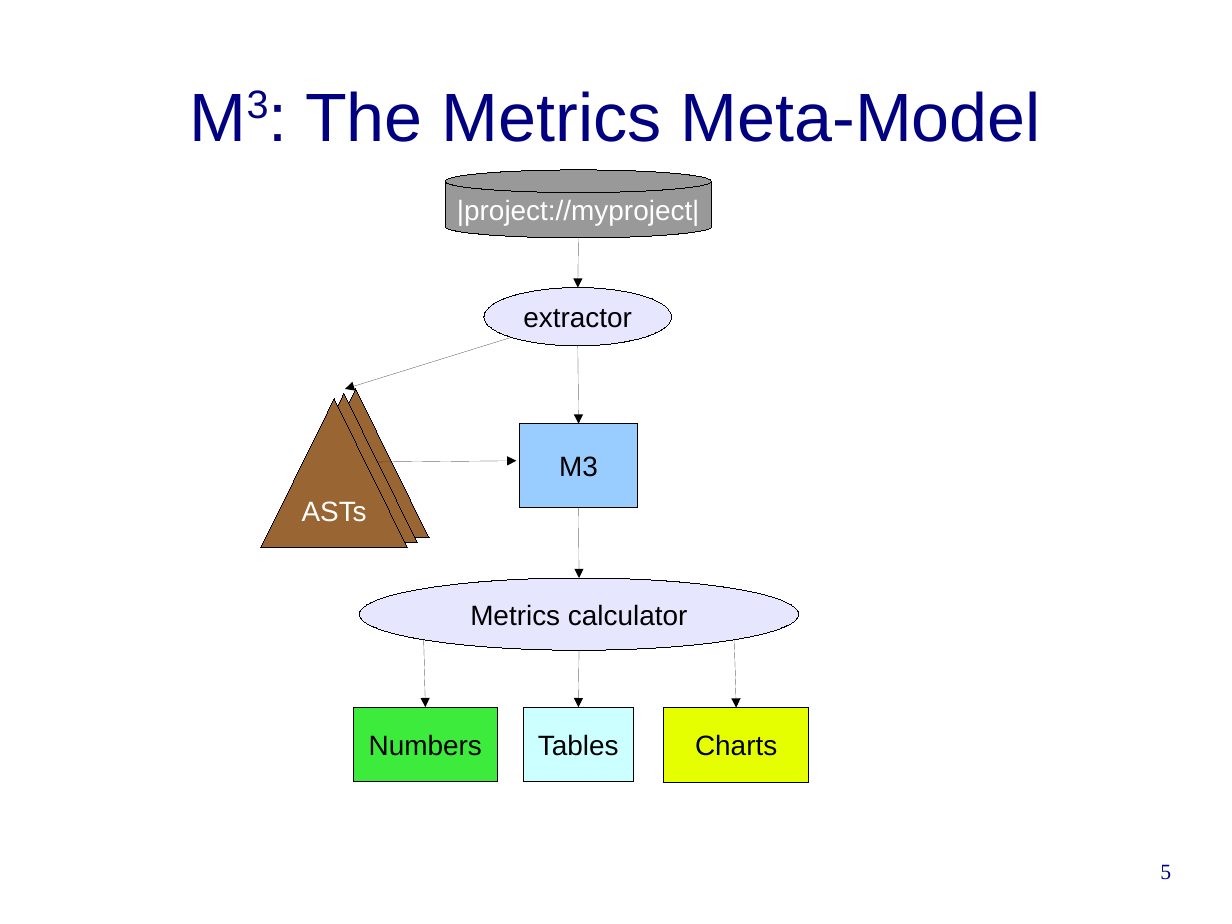
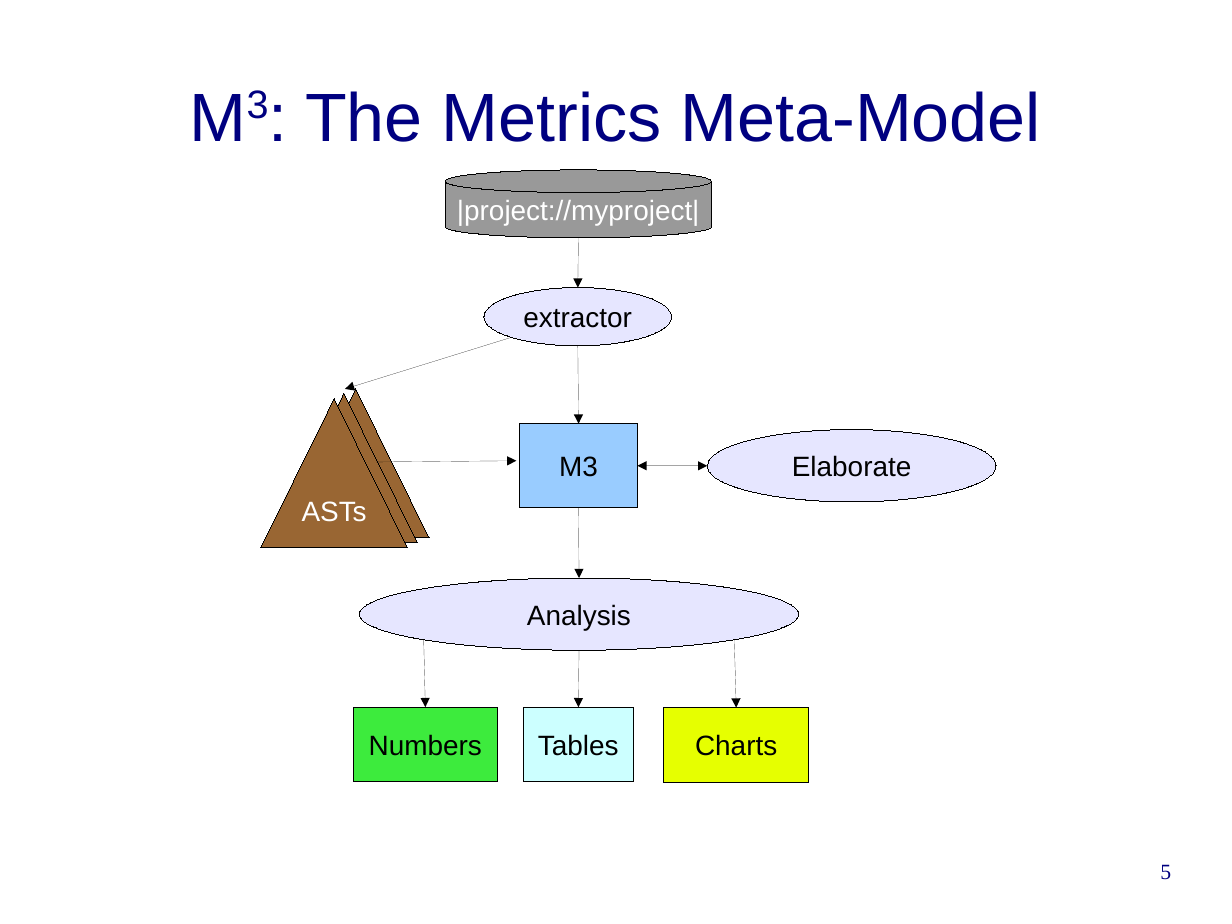
Before and after one commit to cwi-swat/rascal-course-pldi-2015, a slide deck: slide 5 of presentations/M3-overview.odp. Drawn at 1232x924 pixels with LibreOffice and Linux fonts; fonts in the diff are those of the drawing; background and template pictures are left out. Boxes give left, top, right and bottom in pixels: in the first picture for what was removed or moved away, otherwise in the second. Text is boxed around its words. In the diff, an @@ line names an element or a change of style, - is before the commit and + after.

```diff
--- a/presentations/M3-overview.odp
+++ b/presentations/M3-overview.odp
@@ ellipse added at box(708, 429, 996, 502), fill #E6E6FF, outline #000000 0 pt, 18 pt, text #000000 @@
+Elaborate
@@ double arrow added from (708, 466) to (637, 466), #000000 0 pt @@
@@ text in ellipse at box(527, 604, 631, 630): text changed @@
-Metrics calculator
+Analysis
```
Also in this commit, not shown: 5 other slides changed, 2 slides added, 1 other file.
